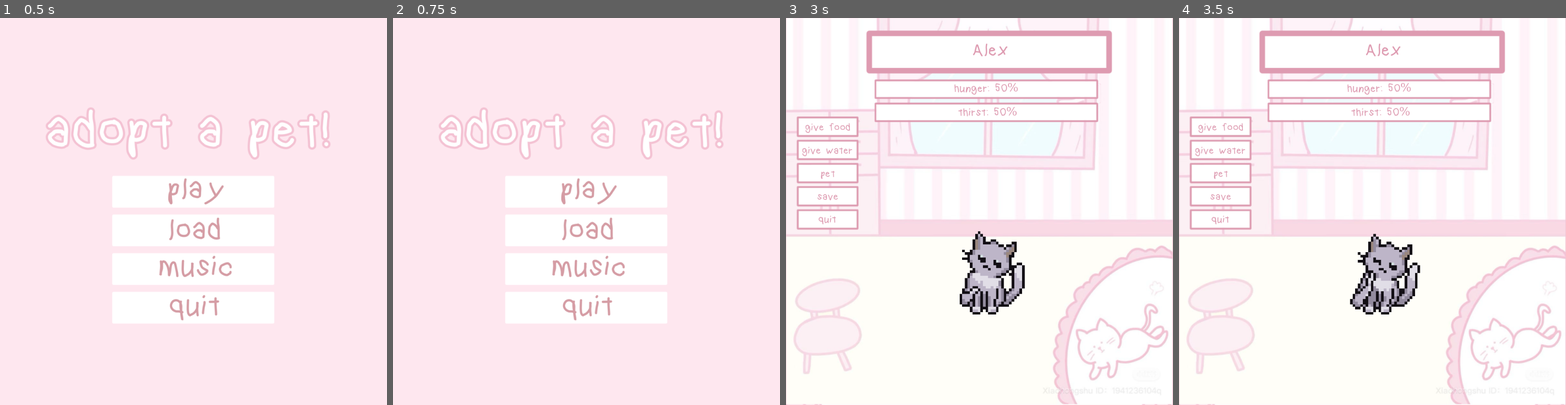
Above: before the commit, frames 1-4 (left to right).
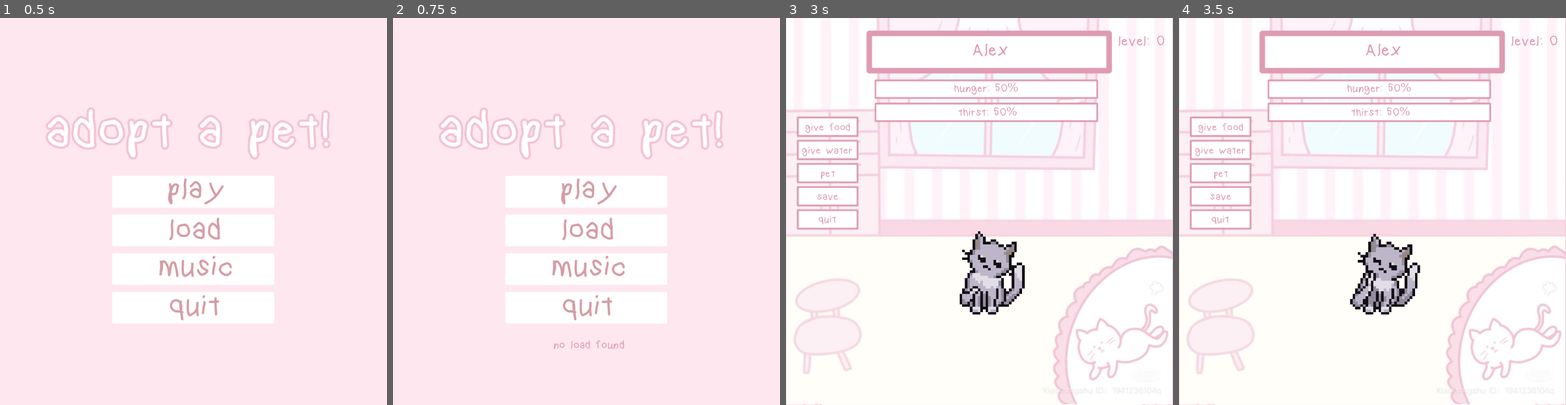
Above: after the commit, the same moments.

Repository: moyinns/athenaworkshop
Game: Godot game, scene res://opening_screen/opening_screen.tscn
Same seed, same stepped clock (60 frames per second), same inputs: the game is played once before the commit and once after it.
Inputs (mouse positions are in pixels of both pictures, inside the frame that each line leads up to):
- Up to frame 1 (0.5 s): no input
- Up to frame 2 (0.75 s): click (586, 230) at 0.5 s
- Up to frame 3 (3 s): click (979, 192) at 1.25 s; click (983, 354) at 2.02 s; type "Alex" at 2.1 s; tap Enter at 2.75 s; move the mouse to (1064, 192) at 2.77 s; hold Right from 2.78 s (still down); tap Alt at 2.85 s
- Up to frame 4 (3.5 s): keep holding Right

Frame 1 is identical in both runs. In frame 2, 0.1% of the frame differs, in the area x 41-60%, y 83-86%; in frame 3, less than 0.1%; in frame 4, less than 0.1%.

Commit message:
added the load and save function

Diff:
--- a/globals.gd
+++ b/globals.gd
@@ -3,3 +3,5 @@
 var pet_name: String = ""
 var hunger = 50
 var thirst = 50
+var level = 0
+var save_path = "user://variable.save"
--- a/main_homscreen/main_homescreen.gd
+++ b/main_homscreen/main_homescreen.gd
@@ -3,6 +3,7 @@
 @onready var display_pet_name = $display_pet_name
 @onready var hunger_bar = $"hunger bar"
 @onready var thirst_bar = $"thirst bar"
+@onready var level_label = $"level label"
 
 
 func _ready() -> void:
@@ -10,12 +11,13 @@
 	hunger_bar.text = "hunger: " + str(Globals.hunger) + "%" # global variabls so its easier to save
 	thirst_bar.text = "thirst: " + str(Globals.thirst) + "%"
 	$cat.standing()
-
+	level_label.text = "level: "+str(Globals.level)
 
 # Called every frame. 'delta' is the elapsed time since the previous frame.
 func _process(delta: float) -> void:
 	if Globals.hunger == 0 or Globals.thirst == 0:
 		get_tree().change_scene_to_file("res://main_homscreen/death_scene.tscn")
+	level_label.text = "level: "+str(floori(Globals.level))
 
 func _on_hunger_timer_timeout() -> void:
 	Globals.hunger = max(Globals.hunger - 1, 0)  # decrease by 1 but don’t go below 0
@@ -33,3 +35,13 @@
 
 func _on_give_food_pressed() -> void:
 	get_tree().change_scene_to_file("res://water + food + pet screen/food_scene.tscn")
+
+func _on_pet_pressed() -> void:
+	get_tree().change_scene_to_file("res://water + food + pet screen/pet_scene.tscn")
+
+func save ():
+	var file = FileAccess.open(Globals.save_path, FileAccess.WRITE)
+	file.store_var(Globals.hunger)
+	file.store_var(Globals.thirst)
+	file.store_var(Globals.level)
+	file.store_var(Globals.pet_name)
--- a/main_homscreen/main_homescreen.tscn
+++ b/main_homscreen/main_homescreen.tscn
@@ -448,8 +448,22 @@
 centered = false
 script = ExtResource("6_bfrfl")
 
+[node name="level label" type="Label" parent="."]
+offset_left = 848.0
+offset_top = 39.0
+offset_right = 988.0
+offset_bottom = 129.0
+theme_override_colors/font_color = Color(0.87058824, 0.60784316, 0.69411767, 1)
+theme_override_fonts/font = ExtResource("3_5ppu8")
+theme_override_font_sizes/font_size = 38
+text = "
+"
+horizontal_alignment = 1
+autowrap_mode = 3
+
 [connection signal="pressed" from="give food" to="." method="_on_give_food_pressed"]
 [connection signal="pressed" from="give water" to="." method="_on_give_water_pressed"]
+[connection signal="pressed" from="pet" to="." method="_on_pet_pressed"]
 [connection signal="pressed" from="quit" to="." method="_on_quit_pressed"]
 [connection signal="timeout" from="hunger_timer" to="." method="_on_hunger_timer_timeout"]
 [connection signal="timeout" from="thirst_timer" to="." method="_on_thirst_timer_timeout"]
--- a/naming_screen/cat.gd
+++ b/naming_screen/cat.gd
@@ -14,3 +14,9 @@
 
 func jump():
 	play("jump")
+
+func pet():
+	play("petting")
+
+func lick():
+	play("licking paw")
--- a/opening_screen/opening_screen.gd
+++ b/opening_screen/opening_screen.gd
@@ -1,9 +1,14 @@
 extends Node2D
 
+
+@onready var load_status = $"load settings/load status"
+@onready var load_timer = $"load settings/load timer"
+@onready var fail_load_timer = $"load settings/fail load timer"
 
 # Called when the node enters the scene tree for the first time.
 func _ready() -> void:
 	$"music settings".visible = false
+	$"load settings".visible = false
 
 # Called every frame. 'delta' is the elapsed time since the previous frame.
 func _process(_delta: float) -> void:
@@ -15,13 +20,35 @@
 	get_tree().change_scene_to_file("res://naming_screen/naming_scene.tscn")
 
 func _on_load_pressed() -> void:
-	pass # Replace with function body.
+	load_data()
+	$"load settings".visible = true
+	if load_data() == true:
+		load_status.text = "load successful!"
+		load_timer.start()
+	else:
+		load_status.text = "no load found"
+		fail_load_timer.start()
 
+
+func load_data():
+	if FileAccess.file_exists(Globals.save_path):
+		var file = FileAccess.open(Globals.save_path, FileAccess.READ)
+		Globals.hunger = file.get_var()
+		Globals.thirst = file.get_var()
+		Globals.level = file.get_var()
+		Globals.pet_name = file.get_var()
+		return true
+	else:
+		return false
+
+func _on_load_timer_timeout() -> void:
+	get_tree().change_scene_to_file("res://main_homscreen/main_homescreen.tscn")
+
+func _on_fail_load_timer_timeout() -> void:
+	$"load settings".visible = false
 
 func _on_music_pressed() -> void:
 	$"music settings".visible = true
-
-
 
 func _on_quit_pressed() -> void:
 	get_tree().quit()
--- a/opening_screen/opening_screen.tscn
+++ b/opening_screen/opening_screen.tscn
@@ -79,9 +79,34 @@
 theme_override_styles/normal = SubResource("StyleBoxEmpty_mlqw3")
 text = "quit"
 
+[node name="load settings" type="Control" parent="."]
+layout_mode = 3
+anchors_preset = 0
+offset_right = 40.0
+offset_bottom = 40.0
+
+[node name="load status" type="Label" parent="load settings"]
+layout_mode = 0
+offset_left = 288.0
+offset_top = 822.0
+offset_right = 715.0
+offset_bottom = 890.0
+theme_override_colors/font_color = Color(0.87058824, 0.60784316, 0.69411767, 1)
+theme_override_fonts/font = ExtResource("3_ieq55")
+theme_override_font_sizes/font_size = 30
+horizontal_alignment = 1
+
+[node name="load timer" type="Timer" parent="load settings"]
+wait_time = 3.0
+
+[node name="fail load timer" type="Timer" parent="load settings"]
+wait_time = 3.0
+
 [connection signal="pressed" from="play" to="." method="_on_play_pressed"]
 [connection signal="pressed" from="load" to="." method="_on_load_pressed"]
 [connection signal="pressed" from="music" to="." method="_on_music_pressed"]
 [connection signal="pressed" from="quit" to="." method="_on_quit_pressed"]
 [connection signal="value_changed" from="music settings/volume slider" to="." method="_on_volume_slider_value_changed"]
 [connection signal="pressed" from="music settings/quit music button" to="." method="_on_quit_music_button_pressed"]
+[connection signal="timeout" from="load settings/load timer" to="." method="_on_load_timer_timeout"]
+[connection signal="timeout" from="load settings/fail load timer" to="." method="_on_fail_load_timer_timeout"]
--- a/water + food + pet screen/food_scene.gd
+++ b/water + food + pet screen/food_scene.gd
@@ -12,6 +12,7 @@
 	if Globals.hunger == 100 and not scene_timer_started:
 		scene_timer_started = true
 		scene_switch_timer.start()
+		Globals.level += 0.2
 		$cat.jump()
 	if Globals.hunger == 100 and scene_timer_started:
 		$cat.jump()
--- a/water + food + pet screen/pet_scene.gd
+++ b/water + food + pet screen/pet_scene.gd
@@ -3,15 +3,24 @@
 @onready var hunger_bar = $"hunger bar"
 @onready var thirst_bar = $"thirst bar"
 @onready var scene_switch_timer = $"scene switch timer"
+@onready var pet_text = $"pet text"
 var timer_started = false
+var paw = preload("res://water + food + pet screen/paw cursor.png") # this is a texture 2d, therefore, cannot change the size
+var paw_img = paw.get_image()
 
 
-#func _ready() -> void:
+func _ready() -> void:
+	paw_img.resize(64,64)
+	paw = ImageTexture.create_from_image(paw_img) # converts it back to a 2d texture
 
 func _process(delta: float) -> void:
 	if Globals.hunger == 0 or Globals.thirst == 0:
 		get_tree().change_scene_to_file("res://main_homscreen/death_scene.tscn")
-	$cat.standing()
+	$cat.pet()
+	hunger_bar.text = "hunger: " + str(Globals.hunger) + "%"
+	thirst_bar.text = "thirst: " + str(Globals.thirst) + "%"
+	if not timer_started:
+		pet_text.text = "hover your cursor over "+str(Globals.pet_name)+" to pet them!"
 
 func _on_hunger_timer_timeout() -> void:
 	Globals.hunger = max(Globals.hunger - 1, 0)  # decrease by 1 but don’t go below 0
@@ -21,6 +30,18 @@
 	Globals.thirst = max(Globals.thirst - 1, 0)  # decrease by 1 but don’t go below 0
 	thirst_bar.text = "thirst: " + str(Globals.thirst) + "%"
 
+func _on_area_2d_mouse_entered() -> void:
+	Input.set_custom_mouse_cursor(paw)
+	timer_started = true
+	scene_switch_timer.start()
+	pet_text.text = "keep hovering your cursor over "+str(Globals.pet_name)+" to pet them!"
 
-func _on_area_2d_mouse_entered() -> void:
-	pass # Replace with function body.
+func _on_area_2d_mouse_shape_exited(shape_idx: int) -> void:
+	Input.set_custom_mouse_cursor(null)
+	timer_started = false
+	scene_switch_timer.stop()
+	pet_text.text = "hover your cursor over "+str(Globals.pet_name)+" to pet them!"
+
+func _on_scene_switch_timer_timeout() -> void:
+	Globals.level += 0.5
+	get_tree().change_scene_to_file("res://main_homscreen/main_homescreen.tscn")
--- a/water + food + pet screen/pet_scene.tscn
+++ b/water + food + pet screen/pet_scene.tscn
@@ -553,8 +553,8 @@
 }]
 
 [sub_resource type="CapsuleShape2D" id="CapsuleShape2D_oyd48"]
-radius = 12.055817
-height = 36.613976
+radius = 15.776741
+height = 40.186058
 
 [node name="pet_scene" type="Node2D"]
 script = ExtResource("1_egs70")
@@ -597,7 +597,7 @@
 script = ExtResource("6_ps7eo")
 
 [node name="scene switch timer" type="Timer" parent="."]
-wait_time = 5.0
+wait_time = 10.0
 
 [node name="cat" type="AnimatedSprite2D" parent="."]
 texture_filter = 3
@@ -612,11 +612,24 @@
 [node name="Area2D" type="Area2D" parent="cat"]
 
 [node name="CollisionShape2D" type="CollisionShape2D" parent="cat/Area2D"]
-position = Vector2(31.702326, 32.74418)
+position = Vector2(31.404652, 31.999992)
 rotation = 1.5707964
 scale = Vector2(1, 0.9999999)
 shape = SubResource("CapsuleShape2D_oyd48")
 
+[node name="pet text" type="Label" parent="."]
+offset_left = 221.0
+offset_top = 53.0
+offset_right = 829.0
+offset_bottom = 122.0
+theme_override_colors/font_color = Color(0.87058824, 0.60784316, 0.69411767, 1)
+theme_override_fonts/font = ExtResource("5_5cbwq")
+theme_override_font_sizes/font_size = 34
+horizontal_alignment = 1
+autowrap_mode = 3
+
 [connection signal="timeout" from="hunger_timer" to="." method="_on_hunger_timer_timeout"]
 [connection signal="timeout" from="thirst_timer" to="." method="_on_thirst_timer_timeout"]
+[connection signal="timeout" from="scene switch timer" to="." method="_on_scene_switch_timer_timeout"]
 [connection signal="mouse_entered" from="cat/Area2D" to="." method="_on_area_2d_mouse_entered"]
+[connection signal="mouse_shape_exited" from="cat/Area2D" to="." method="_on_area_2d_mouse_shape_exited"]
--- a/water + food + pet screen/water_scene.gd
+++ b/water + food + pet screen/water_scene.gd
@@ -12,6 +12,7 @@
 	if Globals.thirst == 100 and not scene_timer_started:
 		scene_timer_started = true
 		scene_switch_timer.start()
+		Globals.level += 0.2
 		$cat.jump()
 	if Globals.thirst == 100 and scene_timer_started:
 		water_text.text = "yay! "+str(Globals.pet_name)+" isn't thirsty anymore. "
Binary file added: addons/paw cursor.png
Not shown, added: addons/paw cursor.png.import
Binary file added: water + food + pet screen/paw cursor.png
Not shown, added: water + food + pet screen/paw cursor.png.import
